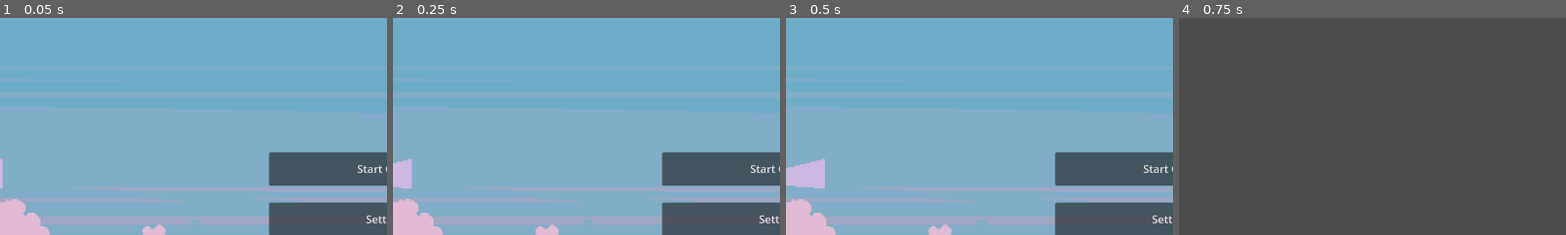
Above: before the commit, frames 1-4 (left to right).
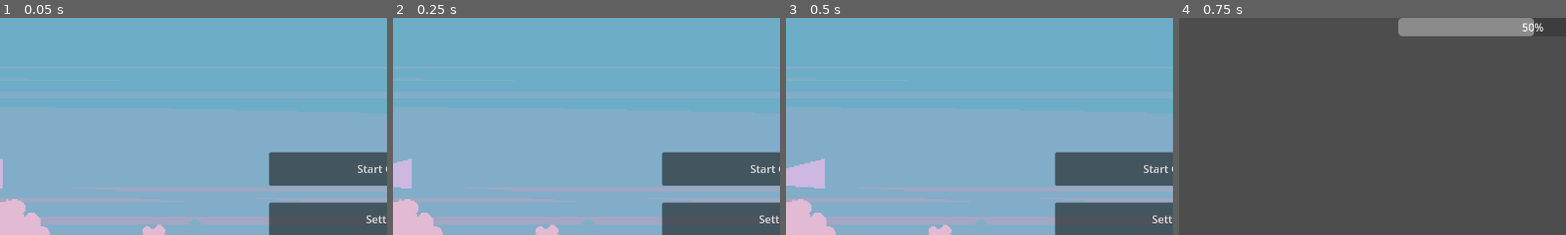
Above: after the commit, the same moments.

Repository: ratgaw/ZombieCafe
Game: Godot game, scene res://ZScenes/Main Menu.tscn
The game is run twice, just before and just after one commit, with the same random seed, the same clock (stepped at 60 frames per second) and the same inputs.
Inputs:
- Up to frame 1 (0.05 s): no input
- Up to frame 2 (0.25 s): no input
- Up to frame 3 (0.5 s): no input
- Up to frame 4 (0.75 s): click "Settings" at 0.5 s
The pictures show only the part of the screen within x 0-50%, y 0-50%; the shares and areas given below are measured in that part.

Frames 1-3 are identical in both runs. In frame 4, 3.0% of the frame differs, in the area x 56-95%, y 0-9%.

Commit message:
Rebuilding Scenes Pt2
Re-added volume control from settings menu and added settings menu music

Diff:
--- a/Main_Menu/Globals.gd
+++ b/Main_Menu/Globals.gd
@@ -2,4 +2,4 @@
 
 #declaring variables to be used over multiple scenes
 var master_bus = AudioServer.get_bus_index("Master")
-var music_volume = 2.5
+var music_volume = 0.5
--- a/Main_Menu/ZScenes/Settings Menu.tscn
+++ b/Main_Menu/ZScenes/Settings Menu.tscn
@@ -1,9 +1,46 @@
-[gd_scene format=3 uid="uid://ds6dxue6o6u8f"]
+[gd_scene load_steps=3 format=3 uid="uid://ds6dxue6o6u8f"]
 
-[node name="Control" type="Control"]
+[ext_resource type="Script" uid="uid://bwgk2xh2jw0k1" path="res://ZScenes/settings_menu_options.gd" id="1_du2mm"]
+[ext_resource type="AudioStream" uid="uid://dgp16p668ijv7" path="res://Assets/Sounds/Settings Menu Music.mp3" id="2_bynqc"]
+
+[node name="Settings Menu" type="Control"]
 layout_mode = 3
 anchors_preset = 15
 anchor_right = 1.0
 anchor_bottom = 1.0
 grow_horizontal = 2
 grow_vertical = 2
+
+[node name="MenuOptions" type="GridContainer" parent="."]
+custom_minimum_size = Vector2(500, 0)
+layout_mode = 1
+anchors_preset = 13
+anchor_left = 0.5
+anchor_right = 0.5
+anchor_bottom = 1.0
+grow_horizontal = 2
+grow_vertical = 2
+script = ExtResource("1_du2mm")
+
+[node name="Volume Control" type="Container" parent="MenuOptions"]
+custom_minimum_size = Vector2(0, 50)
+layout_mode = 2
+size_flags_horizontal = 3
+
+[node name="Volume Display" type="ProgressBar" parent="MenuOptions/Volume Control"]
+custom_minimum_size = Vector2(400, 0)
+layout_mode = 2
+size_flags_horizontal = 4
+
+[node name="Volume Slider" type="HSlider" parent="MenuOptions/Volume Control"]
+light_mask = 0
+visibility_layer = 0
+custom_minimum_size = Vector2(400, 30)
+layout_mode = 2
+
+[node name="AudioStreamPlayer" type="AudioStreamPlayer" parent="."]
+stream = ExtResource("2_bynqc")
+autoplay = true
+parameters/looping = false
+
+[connection signal="value_changed" from="MenuOptions/Volume Control/Volume Slider" to="MenuOptions" method="_on_volume_slider_value_changed"]
--- /dev/null
+++ b/Main_Menu/ZScenes/settings_menu_options.gd
@@ -0,0 +1,22 @@
+extends GridContainer
+
+@onready var volume_display: ProgressBar = $"Volume Control/Volume Display"
+@onready var volume_slider: HSlider = $"Volume Control/Volume Slider"
+
+#Sets volume slider graphic to current volume level and adjusts volume to volume level set in global
+func _ready() -> void:
+	volume_slider.value = Globals.music_volume * 100
+	AudioServer.set_bus_volume_linear(Globals.master_bus,Globals.music_volume)
+
+
+# Called every frame. 'delta' is the elapsed time since the previous frame.
+func _process(delta: float) -> void:
+	pass
+
+#Controls volume
+func _on_volume_slider_value_changed(value: float) -> void:
+	volume_display.value = value
+	var cvalue = value * 0.01
+	#setting global volume variable to changed volume level and adjusts current volume
+	AudioServer.set_bus_volume_linear(Globals.master_bus, cvalue)
+	Globals.music_volume = cvalue
Not shown, added: Main_Menu/ZScenes/settings_menu_options.gd.uid
